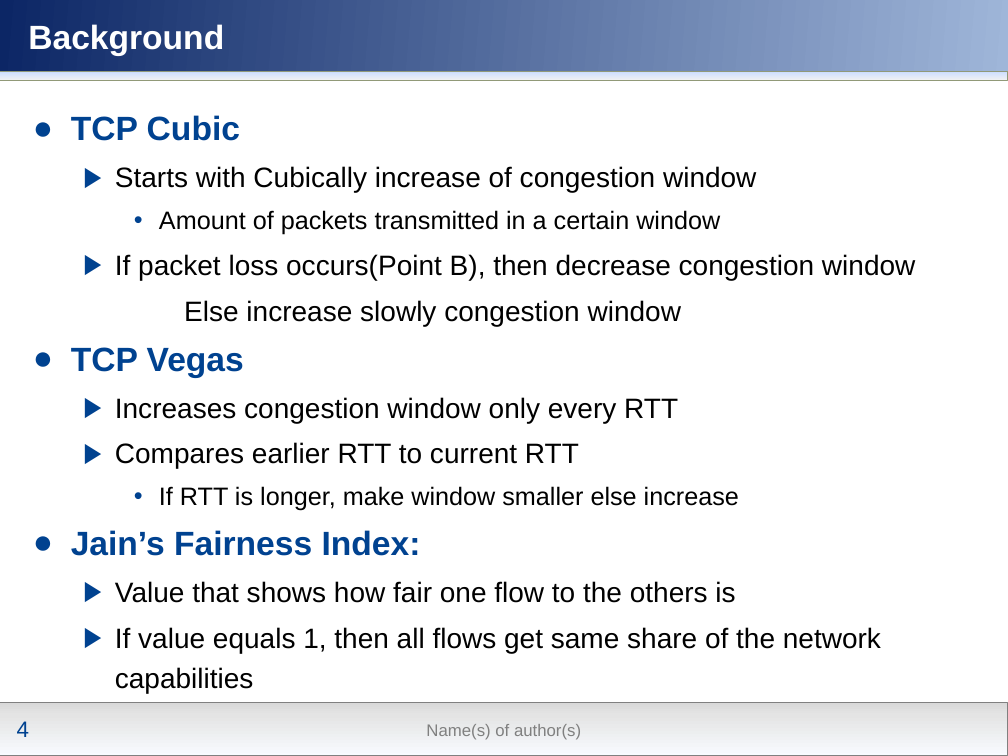
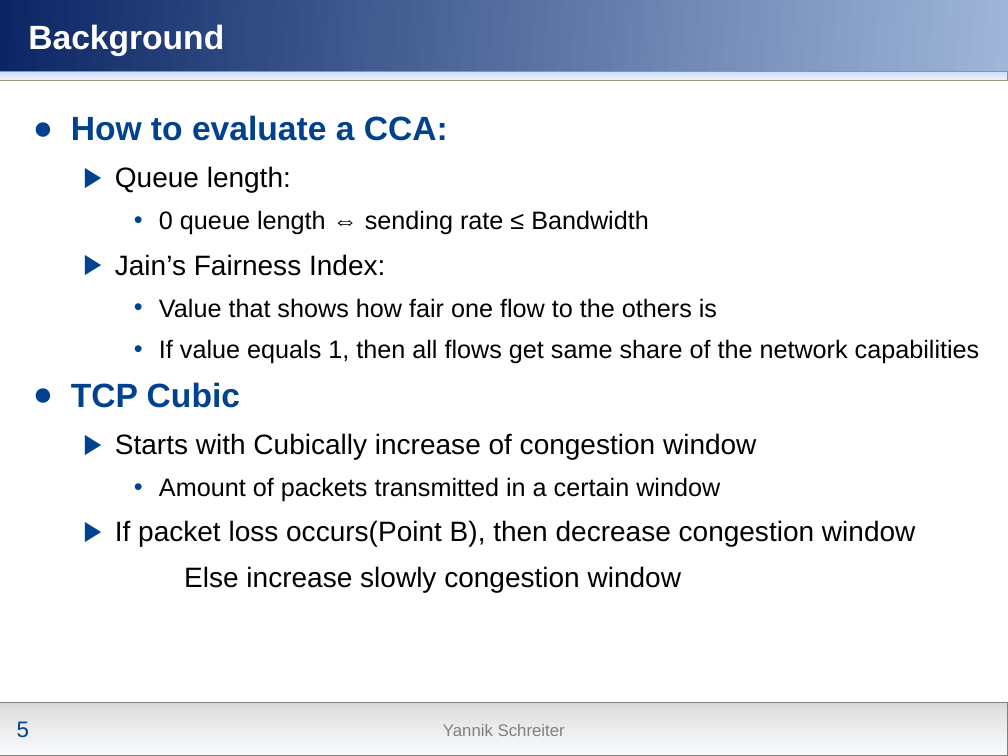
Before and after one commit to nochlachstdu/Seminararbeit, a slide deck: slide 5 of Modern_Congestion_Control.pptx (slide 4 before the commit). Drawn at 1008x756 pixels with LibreOffice and Linux fonts; fonts in the diff are those of the drawing; background and template pictures are left out. Boxes give left, top, right and bottom in pixels: in the first picture for what was removed or moved away, otherwise in the second. Text is boxed around its words. In the diff, an @@ line names an element or a change of style, - is before the commit and + after.

```diff
--- a/Modern_Congestion_Control.pptx
+++ b/Modern_Congestion_Control.pptx
@@ text at (71,115,980,364): paragraphs added @@
+● How to evaluate a CCA:
+  ▶ Queue length:
+    • 0 queue length ⇔ sending rate ≤ Bandwidth
+  ▶ Jain’s Fairness Index:
+    • Value that shows how fair one flow to the others is
+    • If value equals 1, then all flows get same share of the network capabilities
@@ text at (71,347,881,693): paragraphs removed @@
-● TCP Vegas
-  ▶ Increases congestion window only every RTT
-  ▶ Compares earlier RTT to current RTT
-    • If RTT is longer, make window smaller else increase
-● Jain’s Fairness Index:
-  ▶ Value that shows how fair one flow to the others is
-  ▶ If value equals 1, then all flows get same share of the network capabilities
@@ page number at (17,721,29,737): text changed @@
-4
+5
@@ text at (443,724,565,736): text changed @@
-Name(s) of author(s)
+Yannik Schreiter
```
Also in this commit, not shown: 15 other slides changed, 11 slides added.
